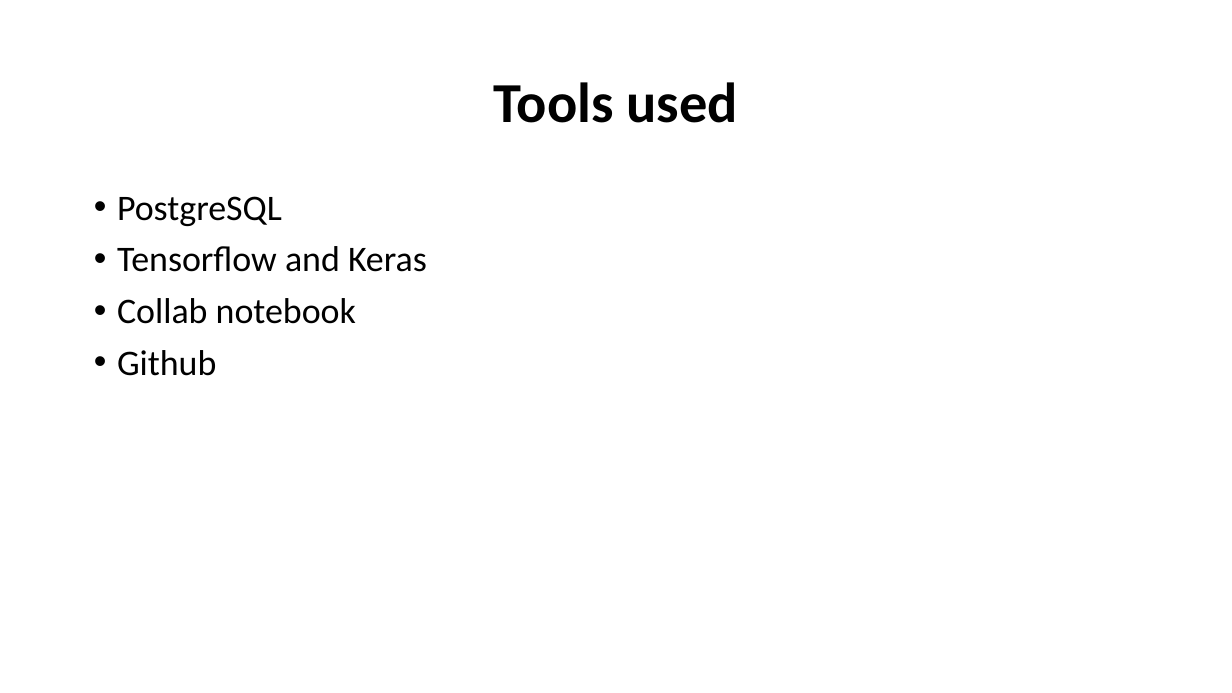
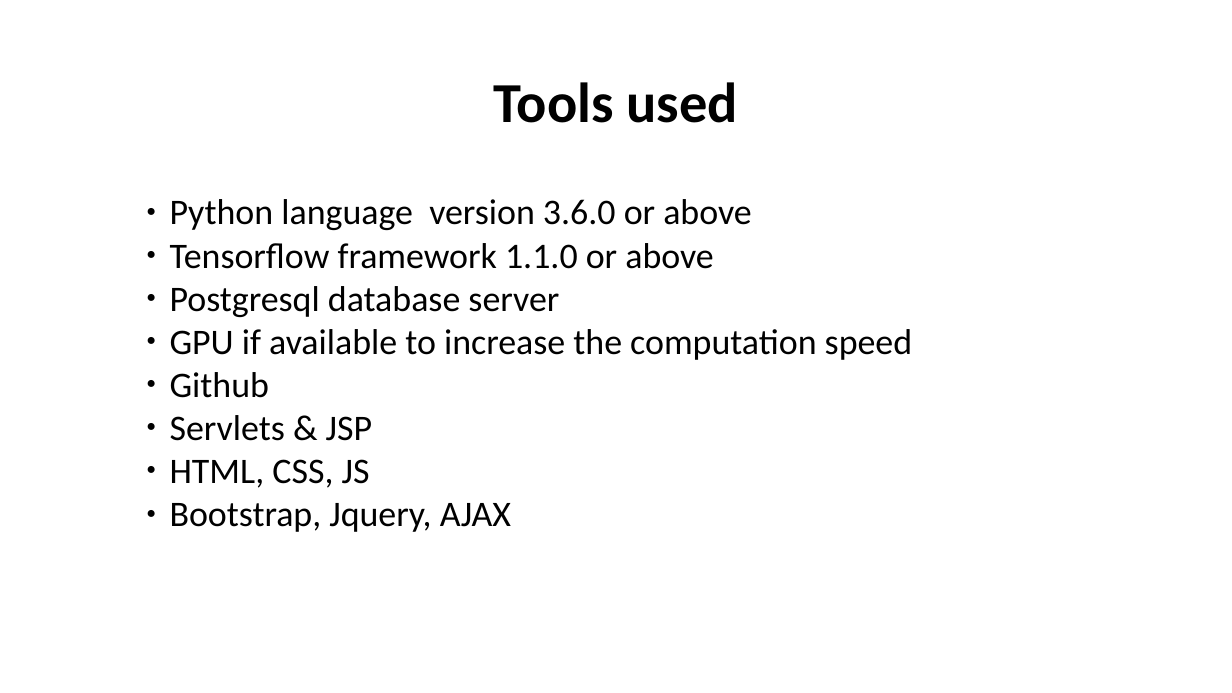
Before and after one commit to AdarshShah/final-year-project, a slide deck: slide 7 of ppt/Sepsis Analysis and Prediction.pptx (slide 10 before the commit). Drawn at 1232x693 pixels with LibreOffice and Linux fonts; fonts in the diff are those of the drawing. Boxes give left, top, right and bottom in pixels: in the first picture for what was removed or moved away, otherwise in the second. Text is boxed around its words. In the diff, an @@ line names an element or a change of style, - is before the commit and + after.

```diff
--- a/ppt/Sepsis Analysis and Prediction.pptx
+++ b/ppt/Sepsis Analysis and Prediction.pptx
@@ text at box(170, 199, 912, 360): text changed @@
-• PostgreSQL
-• Tensorflow and Keras
-• Collab notebook
+● Python language version 3.6.0 or above
+● Tensorflow framework 1.1.0 or above
+● Postgresql database server
+● GPU if available to increase the computation speed
@@ text at box(170, 372, 269, 398): bullet • to ●; line spacing 0.9 to 1; less space between paragraphs @@
@@ text at box(170, 415, 511, 532): paragraphs added @@
+● Servlets & JSP
+● HTML, CSS, JS
+● Bootstrap, Jquery, AJAX
```
Also in this commit, not shown: 2 other slides changed, 1 slide added.
